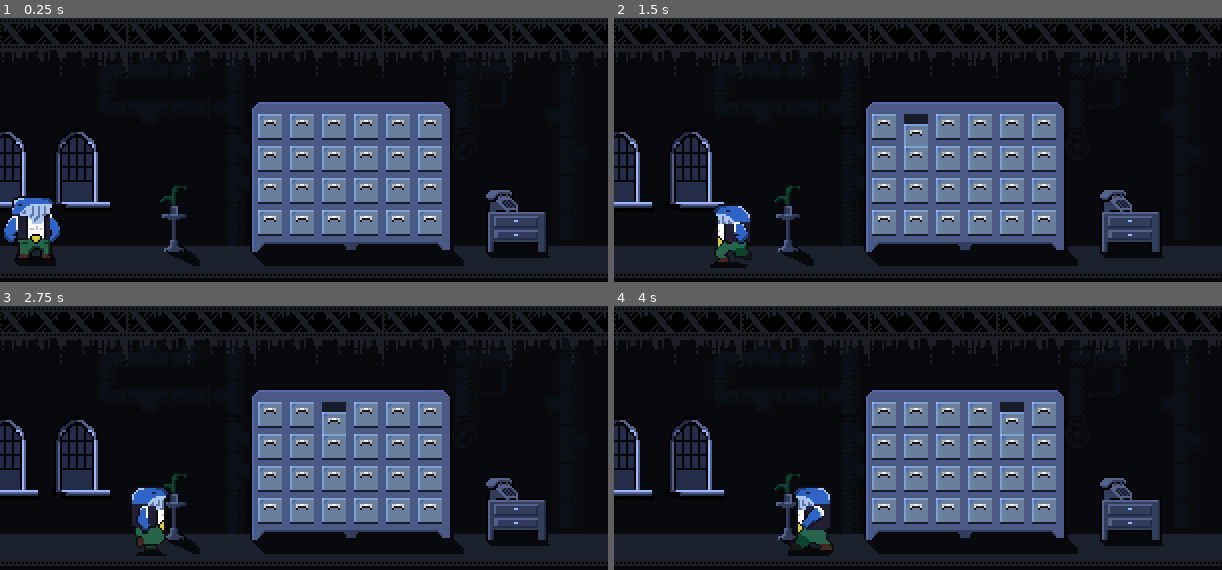
Above: before the commit, frames 1-4 (two rows, left to right).
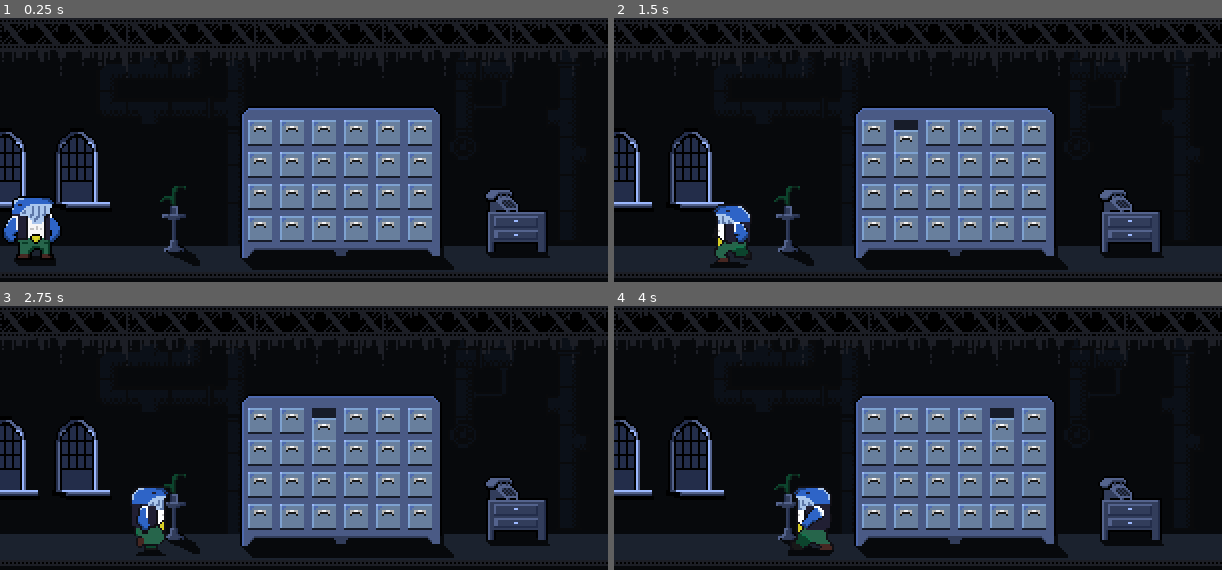
Above: after the commit, the same moments.

Repository: Cam1lo/holder-game
Game: Godot game, scene res://scenes/main/Main.tscn
Two runs of this game, one before a commit and one after it. Both use one fixed random seed, a clock stepped at 60 frames per second and the inputs below. Before the commit the project starts from res://Main.tscn.
Inputs (mouse positions are in pixels of both pictures, inside the frame that each line leads up to):
- Up to frame 1 (0.25 s): no input
- Up to frame 2 (1.5 s): tap Enter at 0.5 s; move the mouse to (881, 128) at 0.52 s; hold D (move_right) 0.53-1.28 s; click (881, 128) at 0.67 s; move the mouse to (918, 126) at 1.27 s; hold A (move_left) from 1.28 s (still down); click (918, 126) at 1.42 s
- Up to frame 3 (2.75 s): move the mouse to (334, 414) at 2.02 s; release A (move_left) at 2.03 s; hold D (move_right) from 2.03 s (still down); click (334, 414) at 2.17 s
- Up to frame 4 (4 s): move the mouse to (978, 414) at 2.77 s; click (978, 414) at 2.92 s; move the mouse to (1009, 414) at 3.52 s; release D (move_right) at 3.53 s; hold A (move_left) from 3.53 s (still down); click (1009, 414) at 3.67 s

The runs differ from the first frame. In frame 1, 16% of the frame differs, in the area x 39-77%, y 31-96%; in frame 2, 16%; in frame 3, 16%; in frame 4, 16%.

Commit message:
Lockers fully open and close

Diff:
--- a/Main.tscn
+++ /dev/null
@@ -1,11 +0,0 @@
-[gd_scene load_steps=3 format=2]
-
-[ext_resource path="res://Office.tscn" type="PackedScene" id=1]
-[ext_resource path="res://character.tscn" type="PackedScene" id=2]
-
-[node name="Main" type="Node2D"]
-
-[node name="Office" parent="." instance=ExtResource( 1 )]
-
-[node name="character" parent="." instance=ExtResource( 2 )]
-position = Vector2( 17, 113 )
--- a/Office.gd
+++ /dev/null
@@ -1,35 +0,0 @@
-extends Node2D
-
-var closet = []
-
-func _ready():
-	for i in range(24):
-		closet.append(false)
-		$AnimationPlayer.play('close' + str(i + 1))
-
-
-func _on_Area2D_input_event(viewport, event, shape_idx, locker_id):
-	if is_left_click(event):
-		var open_locker = get_open_locker_id()
-		if open_locker != null:
-			close_locker(get_open_locker_id())
-		yield(get_tree().create_timer(0.01), "timeout")
-		toggle_animation_given_locker_id(locker_id)
-		closet[locker_id-1] = not closet[locker_id-1]
-
-
-func is_left_click(event):
-	return event is InputEventMouseButton and event.button_index == BUTTON_LEFT and event.pressed == true
-
-func get_open_locker_id():
-	for i in closet.size():
-		if closet[i] == true:
-			return i + 1
-	return null
-
-func close_locker(locker_id):
-	$AnimationPlayer.play("close" + str(locker_id))
-	closet[locker_id-1] = not closet[locker_id-1]
-
-func toggle_animation_given_locker_id(locker_id):
-	$AnimationPlayer.play('open' + str(locker_id) if not closet[locker_id-1] else 'close' + str(locker_id))
--- a/project.godot
+++ b/project.godot
@@ -11,7 +11,7 @@
 [application]
 
 config/name="Holder Job"
-run/main_scene="res://Main.tscn"
+run/main_scene="res://scenes/main/Main.tscn"
 config/icon="res://icon.png"
 
 [audio]
--- a/character.tscn
+++ b/scenes/character/Character.tscn
@@ -1,7 +1,7 @@
 [gd_scene load_steps=7 format=2]
 
 [ext_resource path="res://assets/character tileset.png" type="Texture" id=1]
-[ext_resource path="res://character.gd" type="Script" id=2]
+[ext_resource path="res://scenes/character/Character.gd" type="Script" id=2]
 
 [sub_resource type="RectangleShape2D" id=1]
 extents = Vector2( 14, 15 )
--- /dev/null
+++ b/scenes/closet/Closet.tscn
@@ -0,0 +1,117 @@
+[gd_scene load_steps=6 format=2]
+
+[ext_resource path="res://assets/tileset-Sheet.png" type="Texture" id=1]
+[ext_resource path="res://scenes/locker/Locker.tscn" type="PackedScene" id=2]
+[ext_resource path="res://scenes/closet/Lockers.gd" type="Script" id=4]
+
+[sub_resource type="CapsuleShape2D" id=1]
+radius = 41.0
+height = 48.0
+
+[sub_resource type="TileSet" id=2]
+0/name = "tileset-Sheet.png 0"
+0/texture = ExtResource( 1 )
+0/tex_offset = Vector2( 0, 0 )
+0/modulate = Color( 1, 1, 1, 1 )
+0/region = Rect2( 192, 64, 107, 82 )
+0/tile_mode = 0
+0/occluder_offset = Vector2( 0, 0 )
+0/navigation_offset = Vector2( 0, 0 )
+0/shape_offset = Vector2( 0, 0 )
+0/shape_transform = Transform2D( 1, 0, 0, 1, 0, 0 )
+0/shape_one_way = false
+0/shape_one_way_margin = 0.0
+0/shapes = [  ]
+0/z_index = 0
+
+[node name="Closet" type="Node2D"]
+
+[node name="Area2D" type="Area2D" parent="."]
+
+[node name="CollisionShape2D" type="CollisionShape2D" parent="Area2D"]
+position = Vector2( 50, 39 )
+rotation = 1.5708
+shape = SubResource( 1 )
+
+[node name="TileMap" type="TileMap" parent="Area2D"]
+tile_set = SubResource( 2 )
+format = 1
+tile_data = PoolIntArray( 0, 0, 0 )
+
+[node name="Lockers" type="Node2D" parent="Area2D"]
+script = ExtResource( 4 )
+
+[node name="Locker1" parent="Area2D/Lockers" groups=["lockers"] instance=ExtResource( 2 )]
+position = Vector2( 10, 13 )
+
+[node name="Locker2" parent="Area2D/Lockers" groups=["lockers"] instance=ExtResource( 2 )]
+position = Vector2( 26, 13 )
+
+[node name="Locker3" parent="Area2D/Lockers" groups=["lockers"] instance=ExtResource( 2 )]
+position = Vector2( 42, 13 )
+
+[node name="Locker4" parent="Area2D/Lockers" groups=["lockers"] instance=ExtResource( 2 )]
+position = Vector2( 58, 13 )
+
+[node name="Locker5" parent="Area2D/Lockers" groups=["lockers"] instance=ExtResource( 2 )]
+position = Vector2( 74, 13 )
+
+[node name="Locker6" parent="Area2D/Lockers" groups=["lockers"] instance=ExtResource( 2 )]
+position = Vector2( 90, 13 )
+
+[node name="Locker7" parent="Area2D/Lockers" groups=["lockers"] instance=ExtResource( 2 )]
+position = Vector2( 10, 29 )
+
+[node name="Locker8" parent="Area2D/Lockers" groups=["lockers"] instance=ExtResource( 2 )]
+position = Vector2( 26, 29 )
+
+[node name="Locker9" parent="Area2D/Lockers" groups=["lockers"] instance=ExtResource( 2 )]
+position = Vector2( 42, 29 )
+
+[node name="Locker10" parent="Area2D/Lockers" groups=["lockers"] instance=ExtResource( 2 )]
+position = Vector2( 58, 29 )
+
+[node name="Locker11" parent="Area2D/Lockers" groups=["lockers"] instance=ExtResource( 2 )]
+position = Vector2( 74, 29 )
+
+[node name="Locker12" parent="Area2D/Lockers" groups=["lockers"] instance=ExtResource( 2 )]
+position = Vector2( 90, 29 )
+
+[node name="Locker13" parent="Area2D/Lockers" groups=["lockers"] instance=ExtResource( 2 )]
+position = Vector2( 10, 45 )
+
+[node name="Locker14" parent="Area2D/Lockers" groups=["lockers"] instance=ExtResource( 2 )]
+position = Vector2( 26, 45 )
+
+[node name="Locker15" parent="Area2D/Lockers" groups=["lockers"] instance=ExtResource( 2 )]
+position = Vector2( 42, 45 )
+
+[node name="Locker16" parent="Area2D/Lockers" groups=["lockers"] instance=ExtResource( 2 )]
+position = Vector2( 58, 45 )
+
+[node name="Locker17" parent="Area2D/Lockers" groups=["lockers"] instance=ExtResource( 2 )]
+position = Vector2( 74, 45 )
+
+[node name="Locker18" parent="Area2D/Lockers" groups=["lockers"] instance=ExtResource( 2 )]
+position = Vector2( 90, 45 )
+
+[node name="Locker19" parent="Area2D/Lockers" groups=["lockers"] instance=ExtResource( 2 )]
+position = Vector2( 10, 61 )
+
+[node name="Locker20" parent="Area2D/Lockers" groups=["lockers"] instance=ExtResource( 2 )]
+position = Vector2( 26, 61 )
+
+[node name="Locker21" parent="Area2D/Lockers" groups=["lockers"] instance=ExtResource( 2 )]
+position = Vector2( 42, 61 )
+
+[node name="Locker22" parent="Area2D/Lockers" groups=["lockers"] instance=ExtResource( 2 )]
+position = Vector2( 58, 61 )
+
+[node name="Locker23" parent="Area2D/Lockers" groups=["lockers"] instance=ExtResource( 2 )]
+position = Vector2( 74, 61 )
+
+[node name="Locker24" parent="Area2D/Lockers" groups=["lockers"] instance=ExtResource( 2 )]
+position = Vector2( 90, 61 )
+
+[connection signal="body_entered" from="Area2D" to="Area2D/Lockers" method="_on_Area2D_body_entered"]
+[connection signal="body_exited" from="Area2D" to="Area2D/Lockers" method="_on_Area2D_body_exited"]
--- /dev/null
+++ b/scenes/closet/Lockers.gd
@@ -0,0 +1,22 @@
+extends Node2D
+
+var locker_open
+
+var is_body_inside = false
+
+func _ready():
+	for i in range(24) :
+		get_node('Locker' + str(i + 1)).connect('locker_open', self, "close_previous", [i+1])
+
+func close_previous(x):
+	if locker_open != null and locker_open != get_node("Locker" + str(x)):
+		locker_open.close()
+	locker_open = get_node("Locker" + str(x))
+
+
+func _on_Area2D_body_entered(body):
+	is_body_inside = true
+
+
+func _on_Area2D_body_exited(body):
+	is_body_inside = false
--- /dev/null
+++ b/scenes/locker/Locker.gd
@@ -0,0 +1,26 @@
+extends Area2D
+
+var closed = true
+
+signal locker_open
+
+func _ready():
+	print(get_owner())
+
+func _on_Locker_input_event(viewport, event, shape_idx):
+	if is_left_click(event):
+		toggle_animation()
+		closed = not closed
+		emit_signal("locker_open")
+
+func is_left_click(event):
+	return event is InputEventMouseButton and event.button_index == BUTTON_LEFT and event.pressed == true
+
+func toggle_animation():
+	$AnimationPlayer.play('open' if closed  else 'close')
+
+func close():
+	$AnimationPlayer.play('close')
+
+func is_inside_area():
+	return true
--- /dev/null
+++ b/scenes/locker/Locker.tscn
@@ -0,0 +1,55 @@
+[gd_scene load_steps=6 format=2]
+
+[ext_resource path="res://scenes/locker/Locker.gd" type="Script" id=1]
+[ext_resource path="res://assets/open-close-sheet.png" type="Texture" id=2]
+
+[sub_resource type="RectangleShape2D" id=1]
+extents = Vector2( 8, 8 )
+
+[sub_resource type="Animation" id=2]
+resource_name = "close"
+length = 0.001
+tracks/0/type = "value"
+tracks/0/path = NodePath("Sprite:frame")
+tracks/0/interp = 1
+tracks/0/loop_wrap = true
+tracks/0/imported = false
+tracks/0/enabled = true
+tracks/0/keys = {
+"times": PoolRealArray( 0 ),
+"transitions": PoolRealArray( 1 ),
+"update": 1,
+"values": [ 0 ]
+}
+
+[sub_resource type="Animation" id=3]
+resource_name = "open"
+length = 0.001
+tracks/0/type = "value"
+tracks/0/path = NodePath("Sprite:frame")
+tracks/0/interp = 1
+tracks/0/loop_wrap = true
+tracks/0/imported = false
+tracks/0/enabled = true
+tracks/0/keys = {
+"times": PoolRealArray( 0 ),
+"transitions": PoolRealArray( 1 ),
+"update": 1,
+"values": [ 1 ]
+}
+
+[node name="Locker" type="Area2D"]
+script = ExtResource( 1 )
+
+[node name="CollisionShape2D" type="CollisionShape2D" parent="."]
+shape = SubResource( 1 )
+
+[node name="Sprite" type="Sprite" parent="."]
+texture = ExtResource( 2 )
+hframes = 2
+
+[node name="AnimationPlayer" type="AnimationPlayer" parent="."]
+anims/close = SubResource( 2 )
+anims/open = SubResource( 3 )
+
+[connection signal="input_event" from="." to="." method="_on_Locker_input_event"]
--- /dev/null
+++ b/scenes/main/Main.tscn
@@ -0,0 +1,11 @@
+[gd_scene load_steps=3 format=2]
+
+[ext_resource path="res://scenes/office/Office.tscn" type="PackedScene" id=1]
+[ext_resource path="res://scenes/character/Character.tscn" type="PackedScene" id=2]
+
+[node name="Main" type="Node2D"]
+
+[node name="Office" parent="." instance=ExtResource( 1 )]
+
+[node name="Character" parent="." instance=ExtResource( 2 )]
+position = Vector2( 17, 113 )
--- a/Office.tscn
+++ b/scenes/office/Office.tscn
@@ -1,8 +1,7 @@
-[gd_scene load_steps=57 format=2]
+[gd_scene load_steps=55 format=2]
 
 [ext_resource path="res://assets/tileset-Sheet.png" type="Texture" id=1]
-[ext_resource path="res://Office.gd" type="Script" id=2]
-[ext_resource path="res://assets/open-close-sheet.png" type="Texture" id=3]
+[ext_resource path="res://scenes/closet/Closet.tscn" type="PackedScene" id=3]
 
 [sub_resource type="ConvexPolygonShape2D" id=3]
 points = PoolVector2Array( 0, 0, 16, 0, 16, 16, 0, 16 )
@@ -238,9 +237,6 @@
 3/shapes = [  ]
 3/z_index = 0
 
-[sub_resource type="RectangleShape2D" id=6]
-extents = Vector2( 6, 6.1885 )
-
 [sub_resource type="Animation" id=8]
 resource_name = "close1"
 tracks/0/type = "value"
@@ -530,7 +526,6 @@
 resource_name = "open9"
 
 [node name="Office" type="Node2D"]
-script = ExtResource( 2 )
 
 [node name="background" type="TileMap" parent="."]
 tile_set = SubResource( 2 )
@@ -545,7 +540,6 @@
 [node name="foreground" type="TileMap" parent="."]
 tile_set = SubResource( 2 )
 cell_size = Vector2( 1, 1 )
-show_collision = true
 format = 1
 tile_data = PoolIntArray( 0, 0, 0, 64, 0, 0, 128, 0, 0, 192, 0, 0, 256, 0, 0, 1048576, 4, 0, 1048640, 4, 0, 1048704, 4, …(349 unchanged characters)…
 
@@ -553,152 +547,10 @@
 tile_set = SubResource( 5 )
 cell_size = Vector2( 4, 4 )
 format = 1
-tile_data = PoolIntArray( 655391, 0, 0, 917501, 3, 0, 851974, 3, 0, 1376275, 2, 0, 1376316, 1, 0 )
-
-[node name="Row 1" type="Node" parent="."]
-
-[node name="1" type="Area2D" parent="Row 1"]
-
-[node name="CollisionShape2D" type="CollisionShape2D" parent="Row 1/1"]
-position = Vector2( 135, 54.8115 )
-shape = SubResource( 6 )
-
-[node name="Sprite" type="Sprite" parent="Row 1/1"]
-position = Vector2( 135, 54 )
-texture = ExtResource( 3 )
-hframes = 2
-
-[node name="2" type="Area2D" parent="Row 1"]
-
-[node name="CollisionShape2D" type="CollisionShape2D" parent="Row 1/2"]
-position = Vector2( 151, 54.5 )
-shape = SubResource( 6 )
-
-[node name="Sprite" type="Sprite" parent="Row 1/2"]
-position = Vector2( 151, 54 )
-texture = ExtResource( 3 )
-hframes = 2
-
-[node name="3" type="Area2D" parent="Row 1"]
-
-[node name="CollisionShape2D" type="CollisionShape2D" parent="Row 1/3"]
-position = Vector2( 167, 54.5 )
-shape = SubResource( 6 )
-
-[node name="Sprite" type="Sprite" parent="Row 1/3"]
-position = Vector2( 167, 54 )
-texture = ExtResource( 3 )
-hframes = 2
-
-[node name="4" type="Area2D" parent="Row 1"]
-
-[node name="CollisionShape2D" type="CollisionShape2D" parent="Row 1/4"]
-position = Vector2( 183, 54.5 )
-shape = SubResource( 6 )
-
-[node name="Sprite" type="Sprite" parent="Row 1/4"]
-position = Vector2( 183, 54 )
-texture = ExtResource( 3 )
-hframes = 2
-
-[node name="5" type="Area2D" parent="Row 1"]
-
-[node name="CollisionShape2D" type="CollisionShape2D" parent="Row 1/5"]
-position = Vector2( 199, 54.5 )
-shape = SubResource( 6 )
-
-[node name="Sprite" type="Sprite" parent="Row 1/5"]
-position = Vector2( 199, 54 )
-texture = ExtResource( 3 )
-hframes = 2
-
-[node name="6" type="Area2D" parent="Row 1"]
-
-[node name="CollisionShape2D" type="CollisionShape2D" parent="Row 1/6"]
-position = Vector2( 215, 54.5 )
-shape = SubResource( 6 )
-
-[node name="Sprite" type="Sprite" parent="Row 1/6"]
-position = Vector2( 215, 54 )
-texture = ExtResource( 3 )
-hframes = 2
-
-[node name="Row 2" type="Node" parent="."]
-
-[node name="1" type="Area2D" parent="Row 2"]
-position = Vector2( 0, 16 )
-
-[node name="CollisionShape2D" type="CollisionShape2D" parent="Row 2/1"]
-position = Vector2( 135, 54.8115 )
-shape = SubResource( 6 )
-
-[node name="Sprite" type="Sprite" parent="Row 2/1"]
-position = Vector2( 135, 54 )
-texture = ExtResource( 3 )
-hframes = 2
-
-[node name="2" type="Area2D" parent="Row 2"]
-position = Vector2( 0, 16 )
-
-[node name="CollisionShape2D" type="CollisionShape2D" parent="Row 2/2"]
-position = Vector2( 151, 54.5 )
-shape = SubResource( 6 )
-
-[node name="Sprite" type="Sprite" parent="Row 2/2"]
-position = Vector2( 151, 54 )
-texture = ExtResource( 3 )
-hframes = 2
-
-[node name="3" type="Area2D" parent="Row 2"]
-position = Vector2( 0, 16 )
-
-[node name="CollisionShape2D" type="CollisionShape2D" parent="Row 2/3"]
-position = Vector2( 167, 54.5 )
-shape = SubResource( 6 )
-
-[node name="Sprite" type="Sprite" parent="Row 2/3"]
-position = Vector2( 167, 54 )
-texture = ExtResource( 3 )
-hframes = 2
-
-[node name="4" type="Area2D" parent="Row 2"]
-position = Vector2( 0, 16 )
-
-[node name="CollisionShape2D" type="CollisionShape2D" parent="Row 2/4"]
-position = Vector2( 183, 54.5 )
-shape = SubResource( 6 )
-
-[node name="Sprite" type="Sprite" parent="Row 2/4"]
-position = Vector2( 183, 54 )
-texture = ExtResource( 3 )
-hframes = 2
-
-[node name="5" type="Area2D" parent="Row 2"]
-position = Vector2( 0, 16 )
-
-[node name="CollisionShape2D" type="CollisionShape2D" parent="Row 2/5"]
-position = Vector2( 199, 54.5 )
-shape = SubResource( 6 )
-
-[node name="Sprite" type="Sprite" parent="Row 2/5"]
-position = Vector2( 199, 54 )
-texture = ExtResource( 3 )
-hframes = 2
-
-[node name="6" type="Area2D" parent="Row 2"]
-position = Vector2( 0, 16 )
-
-[node name="CollisionShape2D" type="CollisionShape2D" parent="Row 2/6"]
-position = Vector2( 215, 54.5 )
-shape = SubResource( 6 )
-
-[node name="Sprite" type="Sprite" parent="Row 2/6"]
-position = Vector2( 215, 54 )
-texture = ExtResource( 3 )
-hframes = 2
+tile_data = PoolIntArray( 917501, 3, 0, 851974, 3, 0, 1376275, 2, 0, 1376316, 1, 0 )
 
 [node name="AnimationPlayer" type="AnimationPlayer" parent="."]
-root_node = NodePath("../Row 1/1")
+root_node = NodePath("")
 anims/close1 = SubResource( 8 )
 anims/close10 = SubResource( 9 )
 anims/close11 = SubResource( 10 )
@@ -748,15 +600,6 @@
 anims/open8 = SubResource( 53 )
 anims/open9 = SubResource( 54 )
 
-[connection signal="input_event" from="Row 1/1" to="." method="_on_Area2D_input_event" binds= [ 1 ]]
-[connection signal="input_event" from="Row 1/2" to="." method="_on_Area2D_input_event" binds= [ 2 ]]
-[connection signal="input_event" from="Row 1/3" to="." method="_on_Area2D_input_event" binds= [ 3 ]]
-[connection signal="input_event" from="Row 1/4" to="." method="_on_Area2D_input_event" binds= [ 4 ]]
-[connection signal="input_event" from="Row 1/5" to="." method="_on_Area2D_input_event" binds= [ 5 ]]
-[connection signal="input_event" from="Row 1/6" to="." method="_on_Area2D_input_event" binds= [ 6 ]]
-[connection signal="input_event" from="Row 2/1" to="." method="_on_Area2D_input_event" binds= [ 1 ]]
-[connection signal="input_event" from="Row 2/2" to="." method="_on_Area2D_input_event" binds= [ 2 ]]
-[connection signal="input_event" from="Row 2/3" to="." method="_on_Area2D_input_event" binds= [ 3 ]]
-[connection signal="input_event" from="Row 2/4" to="." method="_on_Area2D_input_event" binds= [ 4 ]]
-[connection signal="input_event" from="Row 2/5" to="." method="_on_Area2D_input_event" binds= [ 5 ]]
-[connection signal="input_event" from="Row 2/6" to="." method="_on_Area2D_input_event" binds= [ 6 ]]
+[node name="Closet" parent="." instance=ExtResource( 3 )]
+position = Vector2( 120, 44 )
+script = null
Renamed: character.gd -> scenes/character/Character.gd
